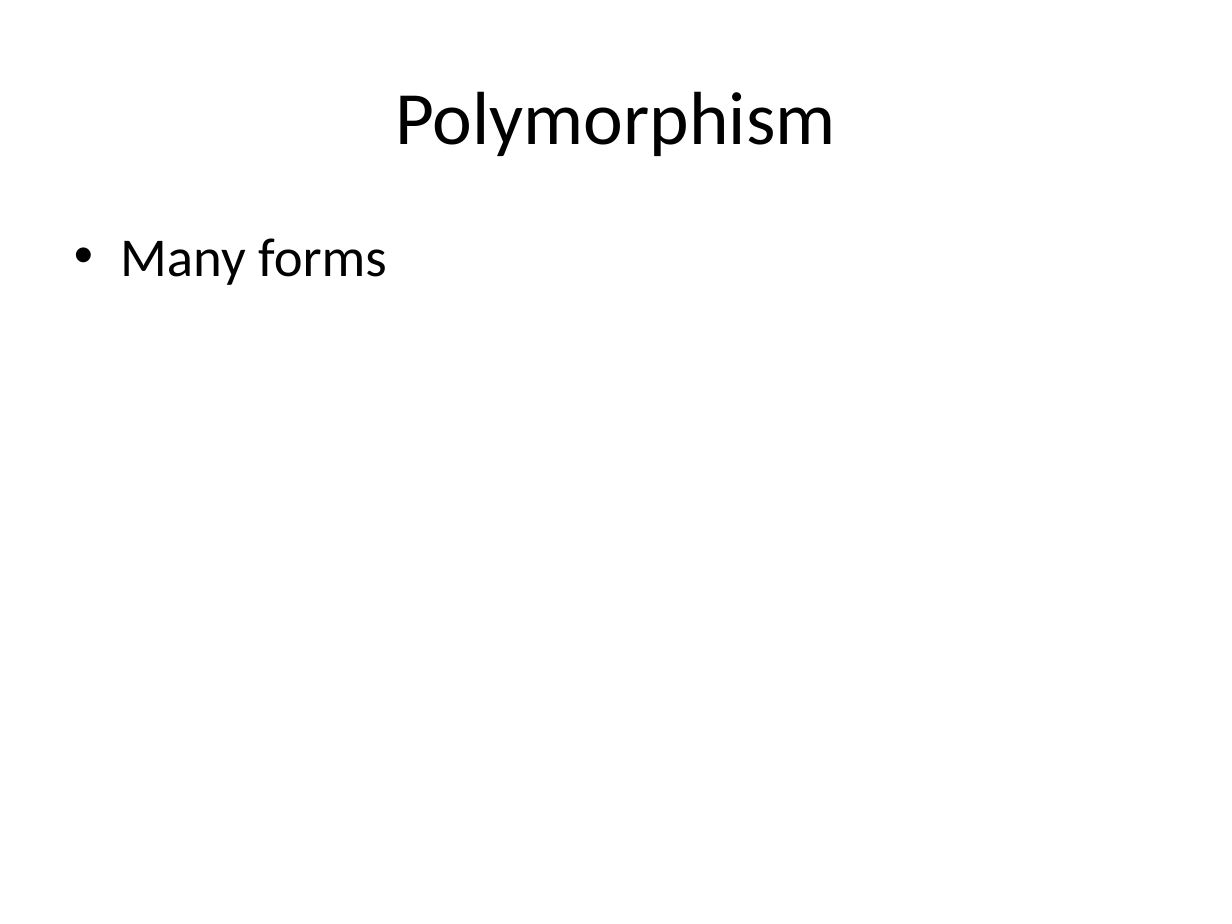
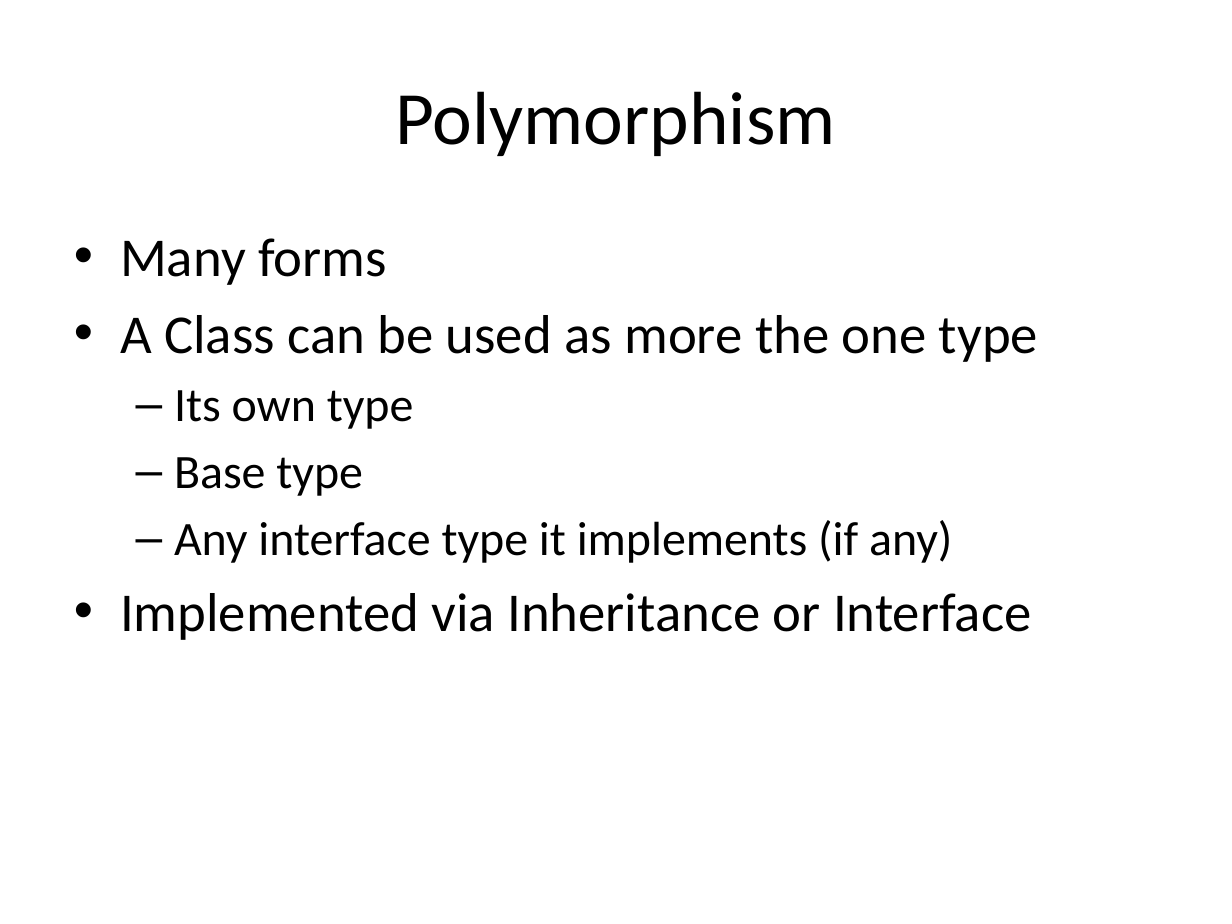
Before and after one commit to isurup/kalle-martin-group, a slide deck: slide 6 of OOPExam/02 Inheritance and Polymorphism.pptx (slide 5 before the commit). Drawn at 1232x924 pixels with LibreOffice and Linux fonts; fonts in the diff are those of the drawing. Boxes give left, top, right and bottom in pixels: in the first picture for what was removed or moved away, otherwise in the second. Text is boxed around its words. In the diff, an @@ line names an element or a change of style, - is before the commit and + after.

```diff
--- a/OOPExam/02 Inheritance and Polymorphism.pptx
+++ b/OOPExam/02 Inheritance and Polymorphism.pptx
@@ text at [120, 315, 1038, 640]: paragraphs added @@
+• A Class can be used as more the one type
+  – Its own type
+  – Base type
+  – Any interface type it implements (if any)
+• Implemented via Inheritance or Interface
```
Also in this commit, not shown: 1 other slide changed, 1 other file.
